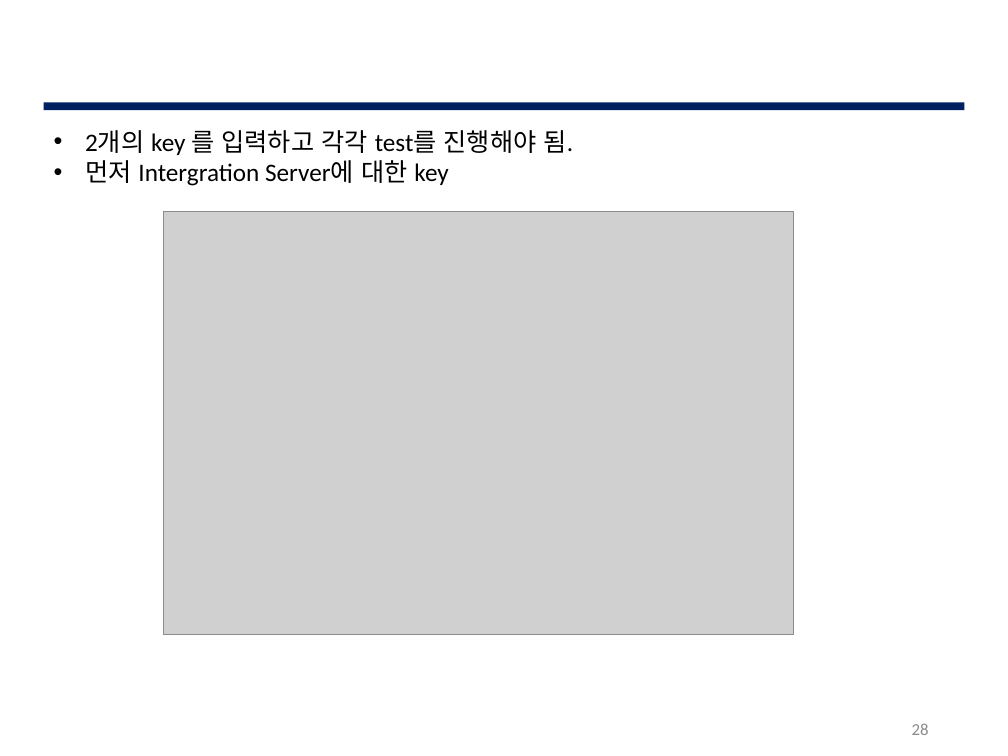
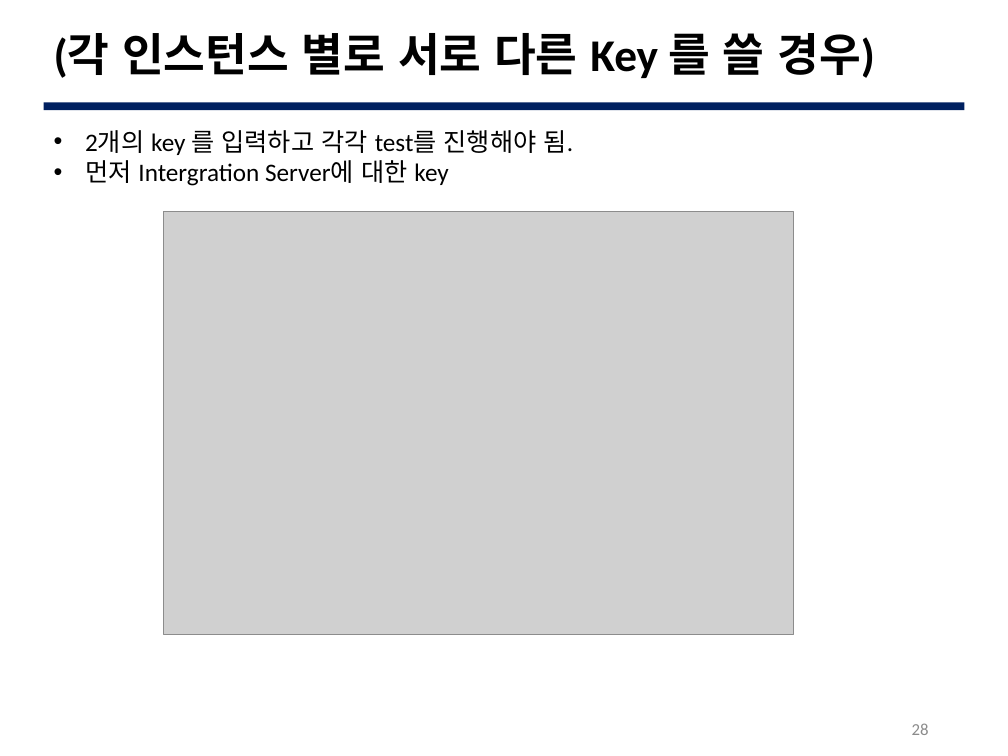
Before and after one commit to JBNU-JEduTools/osscourse, a slide deck: slide 28 of Slides/15. 개발 프로세스 실습 3.pptx. Drawn at 1008x756 pixels with LibreOffice and Linux fonts; fonts in the diff are those of the drawing; grey boxes stand for pictures; background and template pictures are left out. Boxes give left, top, right and bottom in pixels: in the first picture for what was removed or moved away, otherwise in the second. Text is boxed around its words. In the diff, an @@ line names an element or a change of style, - is before the commit and + after.

```diff
--- a/Slides/15. 개발 프로세스 실습 3.pptx
+++ b/Slides/15. 개발 프로세스 실습 3.pptx
@@ title added at (54, 33, 875, 78), 32.4 pt, text #000000, bold @@
+(각 인스턴스 별로 서로 다른 Key 를 쓸 경우)
```
Also in this commit, not shown: 5 other slides changed.
